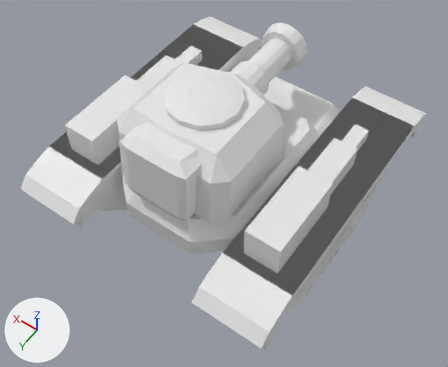
What one commit did to the Blender file Tank/Tank1.blend.
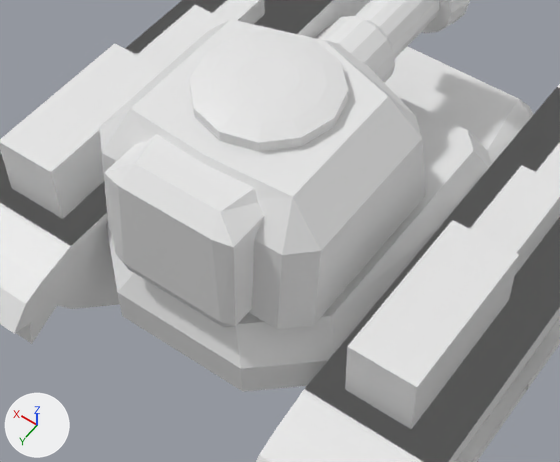
Each version is shown whole from a 50 mm lens placed at (-2.71, 3.99, 6.52), pointed at (-0.13, 0.39, 0.86), then close up on the part from 15% to 79% of the width and 14% to 79% of the height. Every picture has the same lights, and +X, +Y and +Z are marked at lower left.

Names of what the first close-up shows: 'Cabine', 'Cannon', 'Center', 'Contrapeso', 'Cube', 'Cube.001', 'Cube.002', 'Tapa', 'Tracks'.
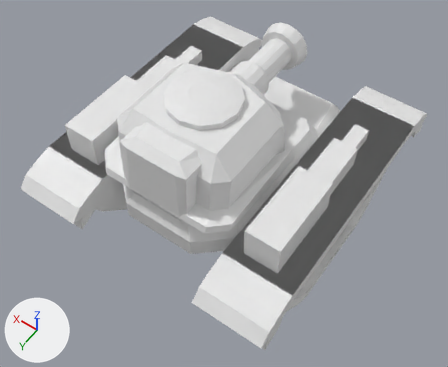
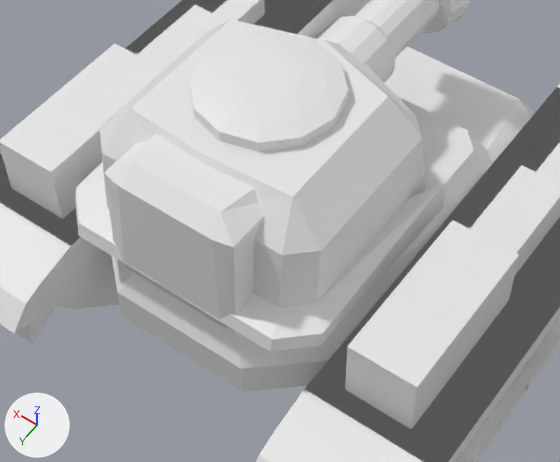
Commit message: Add final blocking on cabine

Boxes [x1, y1, x2, y2] around the edits, measured in the close-ups (560 x 462 px):
'Cabine.001', added: after [75, 162, 444, 352]

Edits to the bpy script that builds the scene:
```text
Add me_cube_008:
    me_cube_008.from_pydata([(0.81, 1.0, -0.82), (1.0, 0.81, -0.82), (1.0, -0.45, -0.82), (0.81, 0.98, -0.41), (1.0, 0.79, -0.41), (1.0, -0.42, -0.41), (0.2, 1.0, -0.82), (0.2, 0.98, -0.41), (0.91, 1.22, -0.7), (1.17, 0.98, -0.7), (1.17, 0.94, -0.5), (1.17, -0.71, -0.87), (1.17, -0.66, -0.33), (0.91, 1.19, -0.5), (0.11, 1.19, -0.5), (0.1, 1.22, -0.7)], [], [(1, 2, 5, 4), (6, 0, 3, 7), (0, 1, 4, 3), (9, 10, 12, 11), (15, 14, 13, 8), (8, 13, 10, 9), (1, 0, 8, 9), (6, 7, 14, 15), (3, 4, 10, 13), (4, 5, 12, 10), (5, 2, 11, 12), (0, 6, 15, 8), (7, 3, 13, 14), (2, 1, 9, 11)])
Add ob_cabine_001:
    ob_cabine_001 = bpy.data.objects.new('Cabine.001', me_cube_008)
    ob_cabine_001.location = (0.0, 0.553, 1.8)
    ob_cabine_001.scale = (0.7, 0.7, 0.42)
    _m = ob_cabine_001.modifiers.new('Mirror', 'MIRROR')
```
